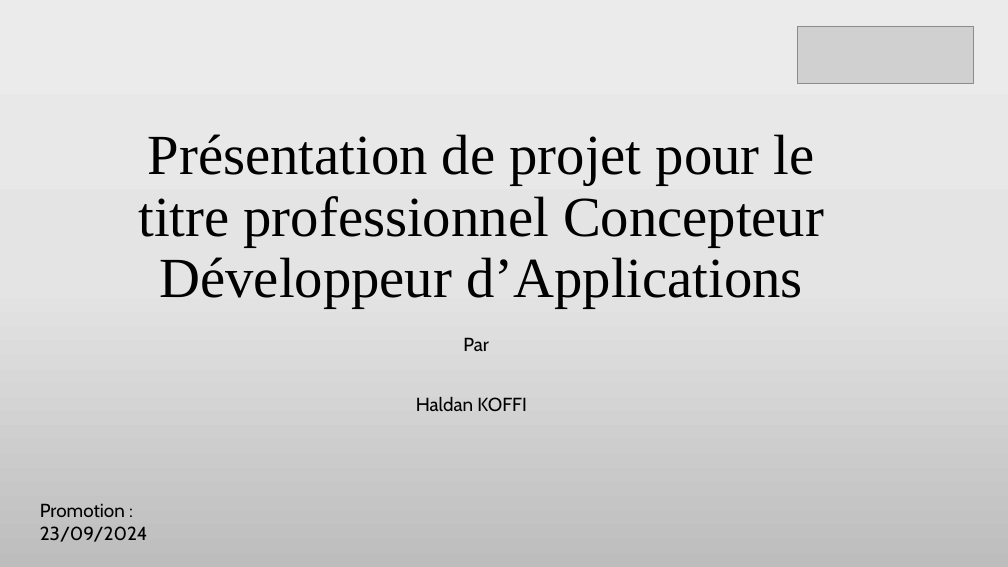
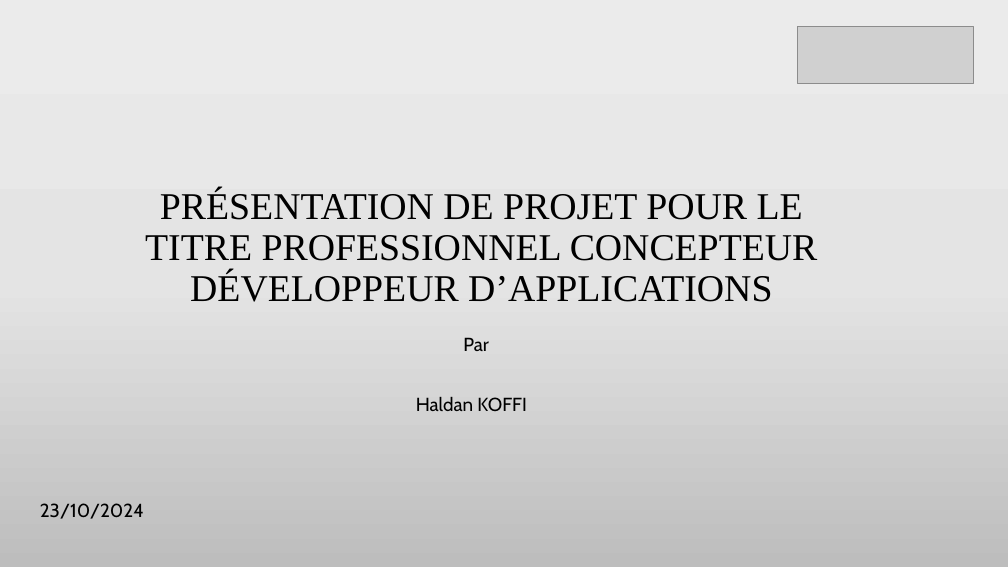
Before and after one commit to manelbenhamouda/projets-CDA, a slide deck: slide 1 of Diaporama_Haldan.pptx. Drawn at 1008x567 pixels with LibreOffice and Linux fonts; fonts in the diff are those of the drawing; grey boxes stand for pictures. Boxes give left, top, right and bottom in pixels: in the first picture for what was removed or moved away, otherwise in the second. Text is boxed around its words. In the diff, an @@ line names an element or a change of style, - is before the commit and + after.

```diff
--- a/Diaporama_Haldan.pptx
+++ b/Diaporama_Haldan.pptx
@@ title at bbox=[145, 190, 818, 302]: text changed; size 54 to 36 pt @@
-Présentation de projet pour le titre professionnel Concepteur Développeur d’Applications
+PRÉSENTATION DE PROJET POUR LE TITRE PROFESSIONNEL CONCEPTEUR DÉVELOPPEUR D’APPLICATIONS
@@ text at bbox=[40, 503, 144, 519]: text changed @@
-Promotion : 23/09/2024
+23/10/2024
```
Also in this commit, not shown: 12 other slides changed, 2 slides added, 1 slide removed.
